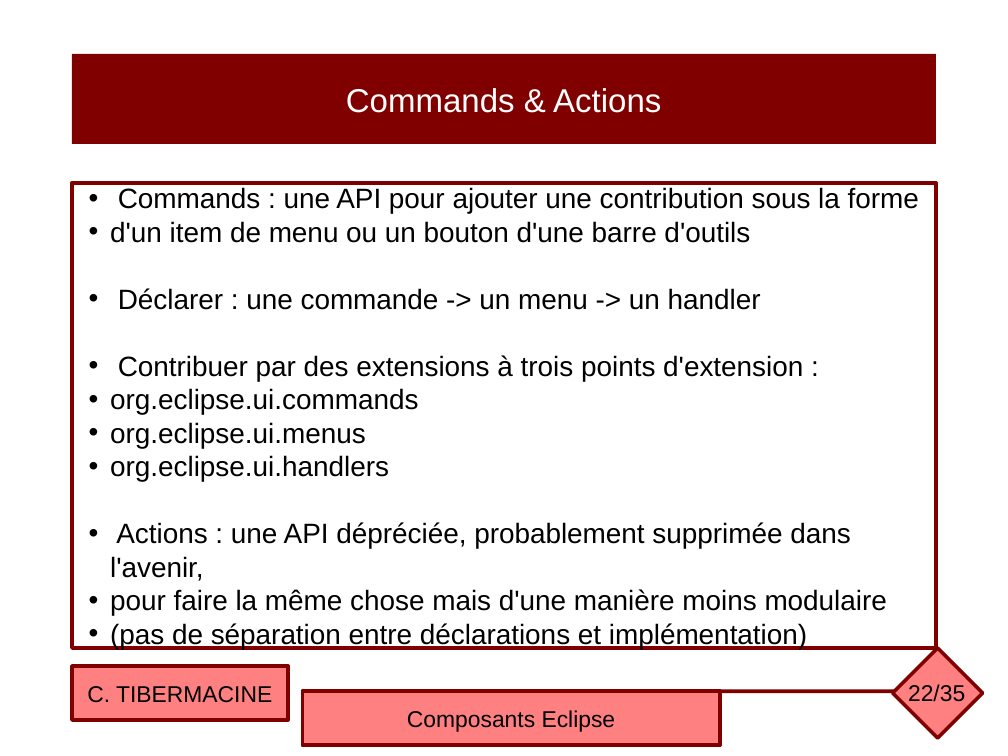
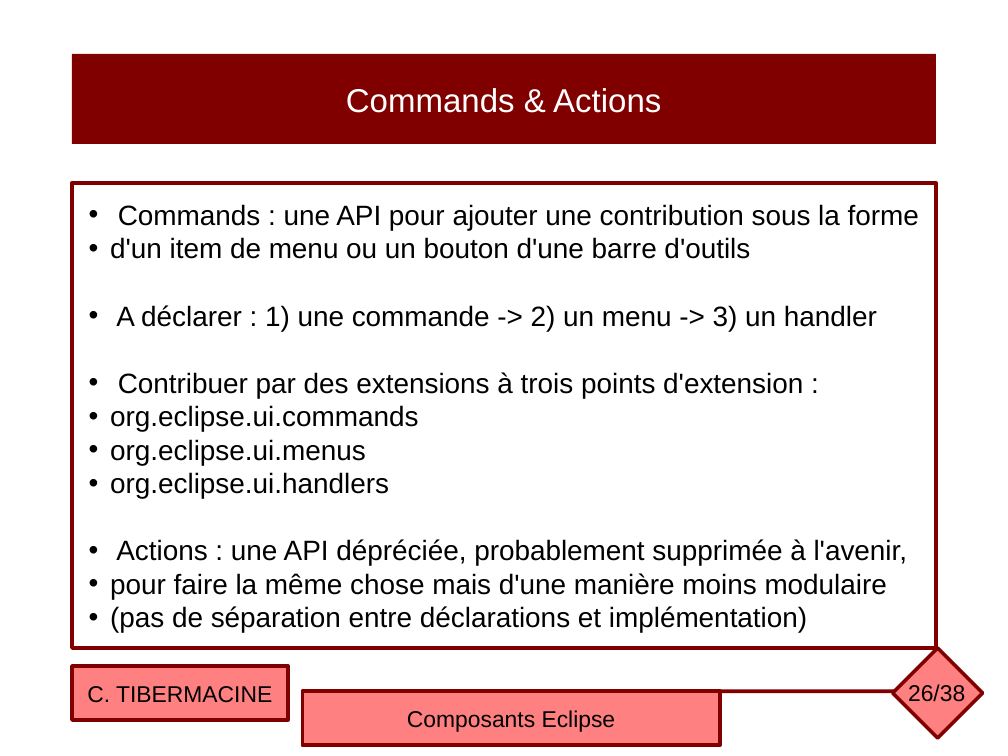
Before and after one commit to ctiber/composants, a slide deck: slide 26 of cours/cours4.odp (slide 22 before the commit). Drawn at 1008x756 pixels with LibreOffice and Linux fonts; fonts in the diff are those of the drawing. Boxes give left, top, right and bottom in pixels: in the first picture for what was removed or moved away, otherwise in the second. Text is boxed around its words. In the diff, an @@ line names an element or a change of style, - is before the commit and + after.

```diff
--- a/cours/cours4.odp
+++ b/cours/cours4.odp
@@ text in rectangle at (116, 305, 877, 331): text changed @@
-• Déclarer : une commande -> un menu -> un handler
+• A déclarer : 1) une commande -> 2) un menu -> 3) un handler
@@ text in rectangle at (116, 539, 908, 565): text changed @@
-• Actions : une API dépréciée, probablement supprimée dans l'avenir,
+• Actions : une API dépréciée, probablement supprimée à l'avenir,
@@ page number at (908, 684, 965, 707): text changed @@
-22/35
+26/38
```
Also in this commit, not shown: 20 other slides changed, 4 slides added, 1 slide removed, 1 other file.
